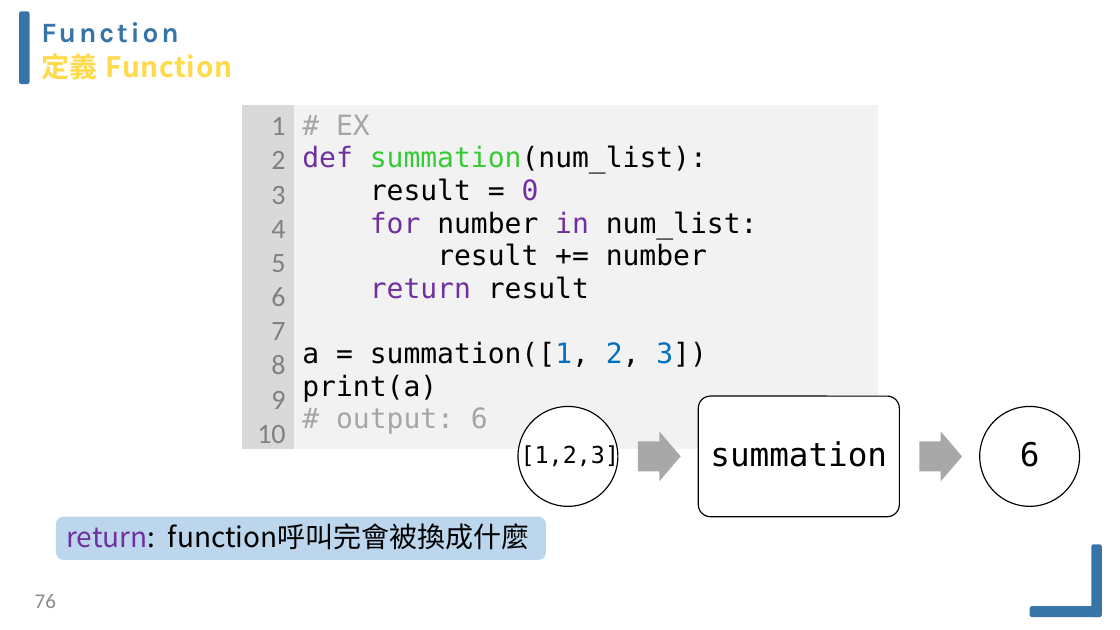
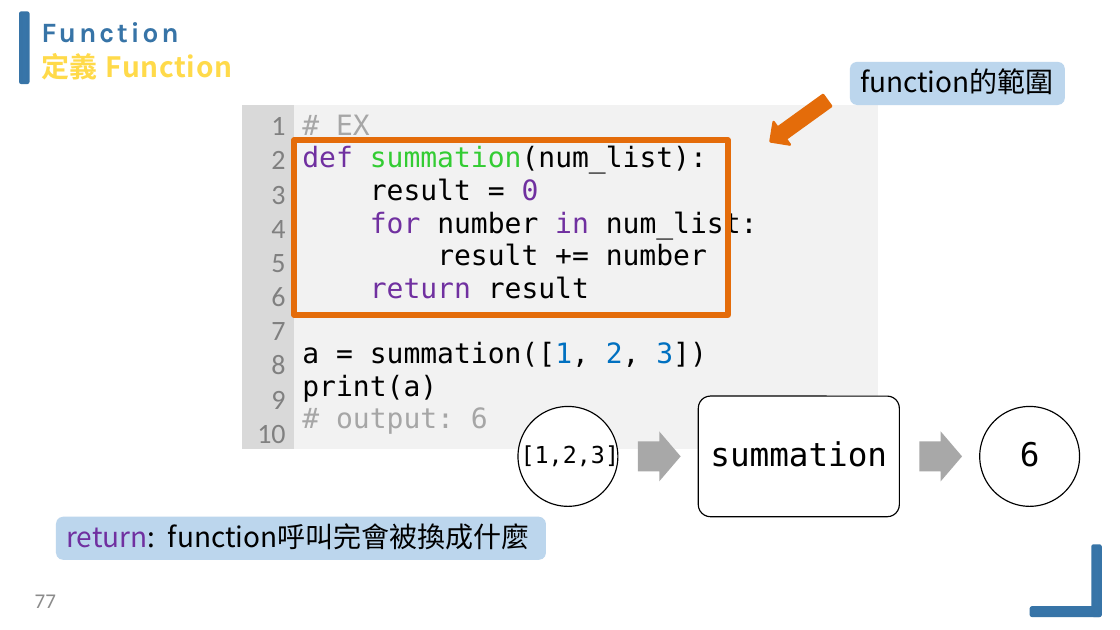
Before and after one commit to Kenchu123/EECamp2020, a slide deck: slide 77 of ppt/python2020-v4.pptx (slide 76 before the commit). Drawn at 1120x630 pixels with LibreOffice and Linux fonts; fonts in the diff are those of the drawing. Boxes give left, top, right and bottom in pixels: in the first picture for what was removed or moved away, otherwise in the second. Text is boxed around its words. In the diff, an @@ line names an element or a change of style, - is before the commit and + after.

```diff
--- a/ppt/python2020-v4.pptx
+++ b/ppt/python2020-v4.pptx
@@ left arrow added at [762, 89, 835, 152], fill #E46C0A, outline #E46C0A 2 pt @@
@@ rounded rectangle added at [850, 62, 1065, 105], fill #BCD6ED, 24 pt, text #000000 @@
+function的範圍
@@ rectangle added at [294, 140, 728, 315], outline #E46C0A 4.5 pt @@
@@ page number at [35, 594, 56, 608]: text changed @@
-76
+77
```
Also in this commit, not shown: 30 other slides changed, 2 slides added, 3 slides removed, 3 other files.
